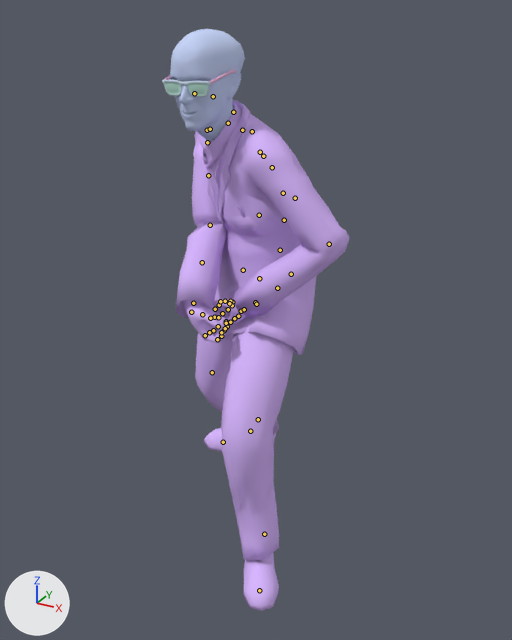
What one commit did to the Blender file Thirdperson/double/attack2_double.blend.
Before and after are seen from a camera (50 mm lens) standing at (40.5, -75.1, 65.5) and looking at (0.8, -3.1, 29.4). Arrows for +X, +Y and +Z are at lower left; the lights stay in place. Both versions are drawn at frame 0 of the action 'attack2_double'; the numbers are the values there. The bones that bend it are drawn over the model as lines.

Names of what the first picture shows: 'kleiner_reference'.
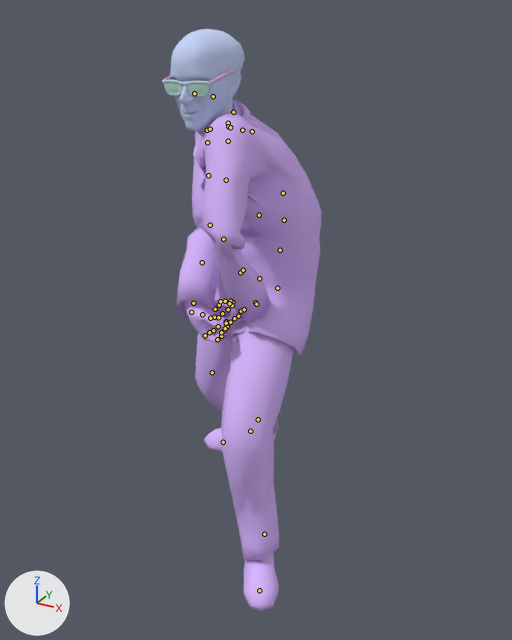
Where the change shows, as pixel boxes [x1, y1, x2, y2] in the pictures (512 x 640 px):
'kleiner_reference', posed (15% narrower)
    before: [162, 29, 350, 611]
    after: [162, 29, 322, 611]
bone 'ValveBiped.Bip01_L_Clavicle', root to tip
    before: (242, 130) to (241, 129)
    after: (242, 130) to (242, 128)
bone 'ValveBiped.Bip01_L_UpperArm', root to tip
    before: (263, 156) to (265, 154)
    after: (228, 126) to (230, 126)
bone 'ValveBiped.Bip01_L_Forearm', root to tip
    before: (329, 244) to (330, 244)
    after: (223, 239) to (225, 238)

The change in detail:
Bone 'ValveBiped.Bip01_L_Clavicle' (bone_valvebiped_bip01_l_clavicle) turns from (2, 23, -33) to (-35, -48, -16) degrees about its own x, y and z.
Bone 'ValveBiped.Bip01_L_UpperArm' (bone_valvebiped_bip01_l_upperarm) turns from (-6, 11, 24) to (-20, -6, 1) degrees about its own x, y and z.
Bone 'ValveBiped.Bip01_L_Forearm' (bone_valvebiped_bip01_l_forearm) turns from (-28, -11, 28) to (-45, -10, 65) degrees about its own x, y and z.
Bone 'ValveBiped.Bip01_L_Hand' (bone_valvebiped_bip01_l_hand) turns from (18, -14, -56) to (20, -18, -79) degrees about its own x, y and z.
